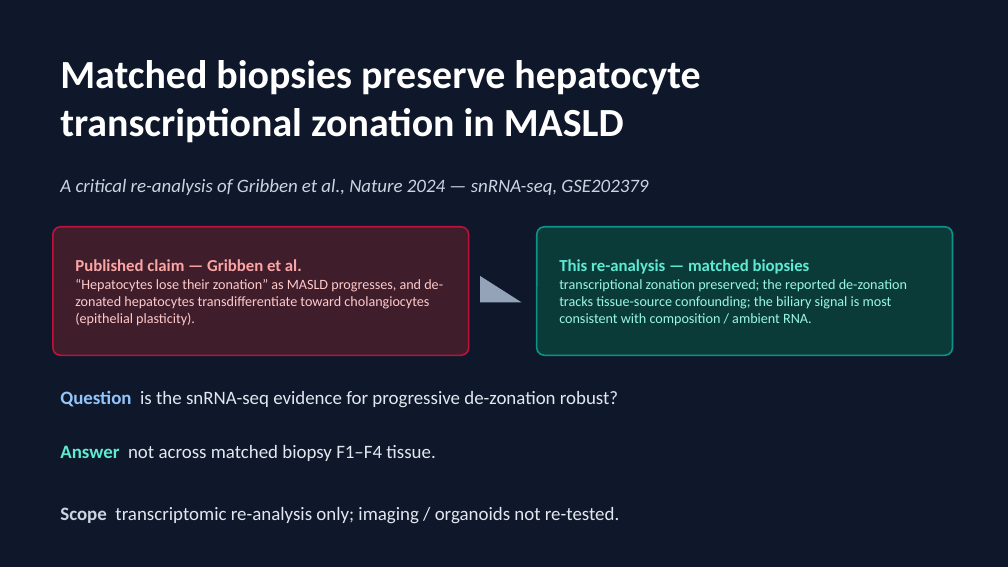
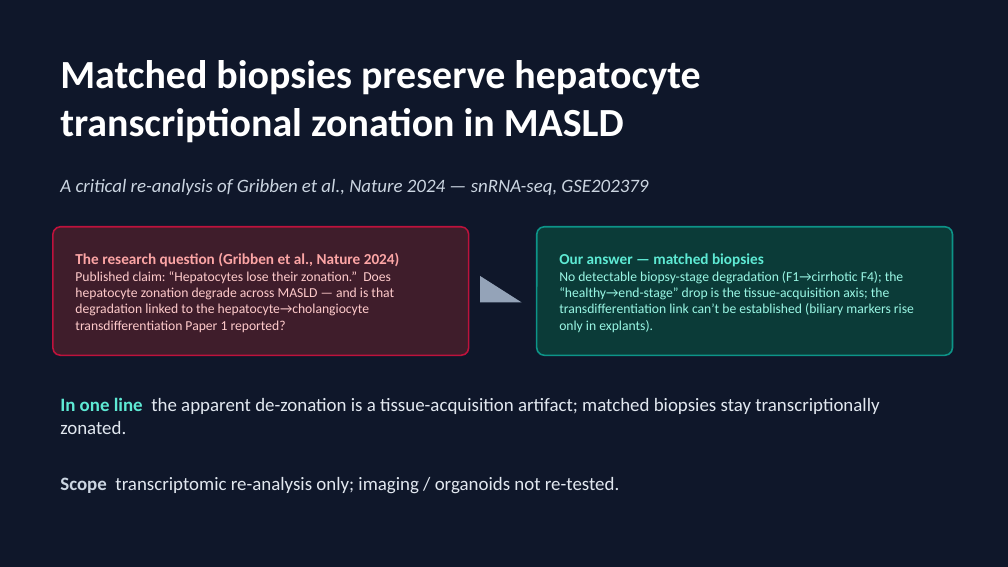
Before and after one commit to roeetekoah/liver-zonation, a slide deck: slide 1 of reports/deck/MASLD_zonation_reanalysis_8min.pptx. Drawn at 1008x567 pixels with LibreOffice and Linux fonts; fonts in the diff are those of the drawing. Boxes give left, top, right and bottom in pixels: in the first picture for what was removed or moved away, otherwise in the second. Text is boxed around its words. In the diff, an @@ line names an element or a change of style, - is before the commit and + after.

```diff
--- a/reports/deck/MASLD_zonation_reanalysis_8min.pptx
+++ b/reports/deck/MASLD_zonation_reanalysis_8min.pptx
@@ text at box(75, 253, 400, 332): text changed; size 13.5 to 13 pt @@
-Published claim — Gribben et al.
-“Hepatocytes lose their zonation” as MASLD progresses, and de-zonated hepatocytes transdifferentiate toward cholangiocytes (epithelial plasticity).
+The research question (Gribben et al., Nature 2024)
+Published claim: “Hepatocytes lose their zonation.” Does hepatocyte zonation degrade across MASLD — and is that degradation linked to the hepatocyte→cholangiocyte transdifferentiation Paper 1 reported?
@@ text at box(559, 253, 914, 332): text changed; size 13.5 to 13 pt @@
-This re-analysis — matched biopsies
-transcriptional zonation preserved; the reported de-zonation tracks tissue-source confounding; the biliary signal is most consistent with composition / ambient RNA.
+Our answer — matched biopsies
+No detectable biopsy-stage degradation (F1→cirrhotic F4); the “healthy→end-stage” drop is the tissue-acquisition axis; the transdifferentiation link can’t be established (biliary markers rise only in explants).
@@ text at box(60, 397, 879, 434): text changed @@
-Question is the snRNA-seq evidence for progressive de-zonation robust?
-Answer not across matched biopsy F1–F4 tissue.
+In one line the apparent de-zonation is a tissue-acquisition artifact; matched biopsies stay transcriptionally zonated.
@@ text at box(60, 477, 619, 494): more space between paragraphs @@
```
Also in this commit, not shown: 1 other file.
